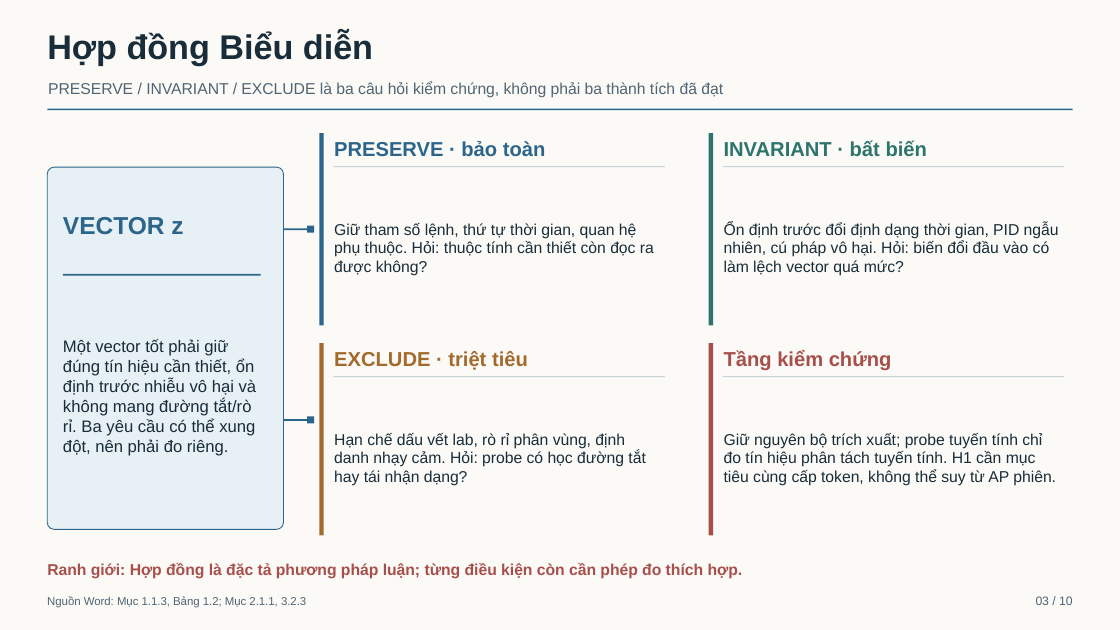
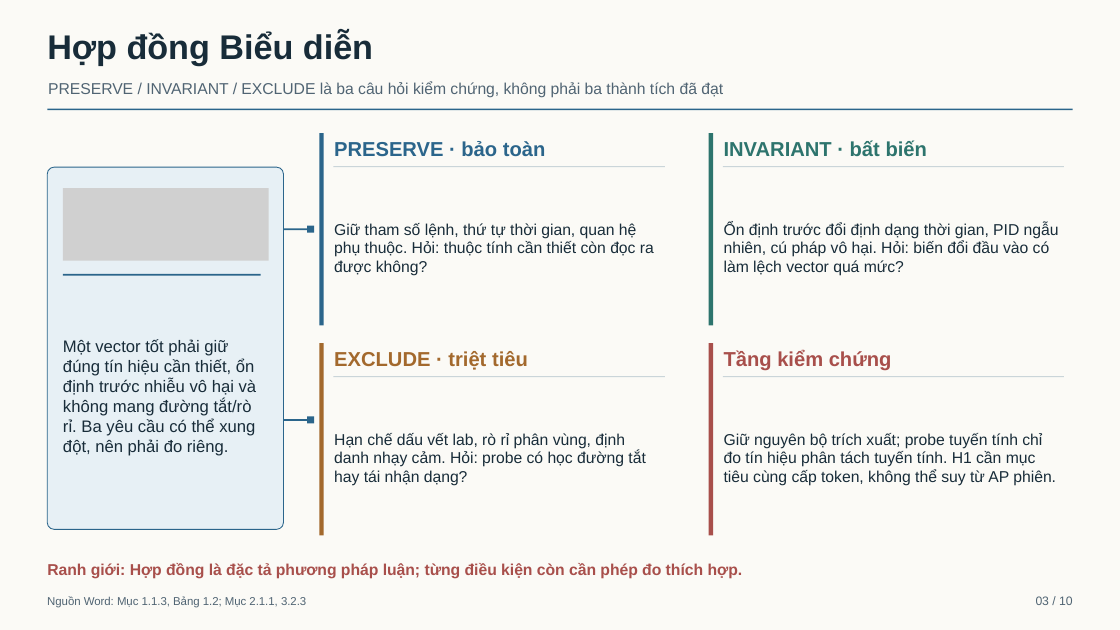
Before and after one commit to Minhlike/chuyen-de-chuyen-sau, a slide deck: slide 3 of bao-ve/Bao-cao-chuyen-de-10-slide-v4.pptx. Drawn at 1120x630 pixels with LibreOffice and Linux fonts; fonts in the diff are those of the drawing; grey boxes stand for pictures. Boxes give left, top, right and bottom in pixels: in the first picture for what was removed or moved away, otherwise in the second. Text is boxed around its words. In the diff, an @@ line names an element or a change of style, - is before the commit and + after.

```diff
--- a/bao-ve/Bao-cao-chuyen-de-10-slide-v4.pptx
+++ b/bao-ve/Bao-cao-chuyen-de-10-slide-v4.pptx
@@ picture added at (63, 188, 269, 260) @@
@@ text removed at (63, 217, 183, 235) @@
-VECTOR z
```
Also in this commit, not shown: 6 other slides changed, 1 other file.
